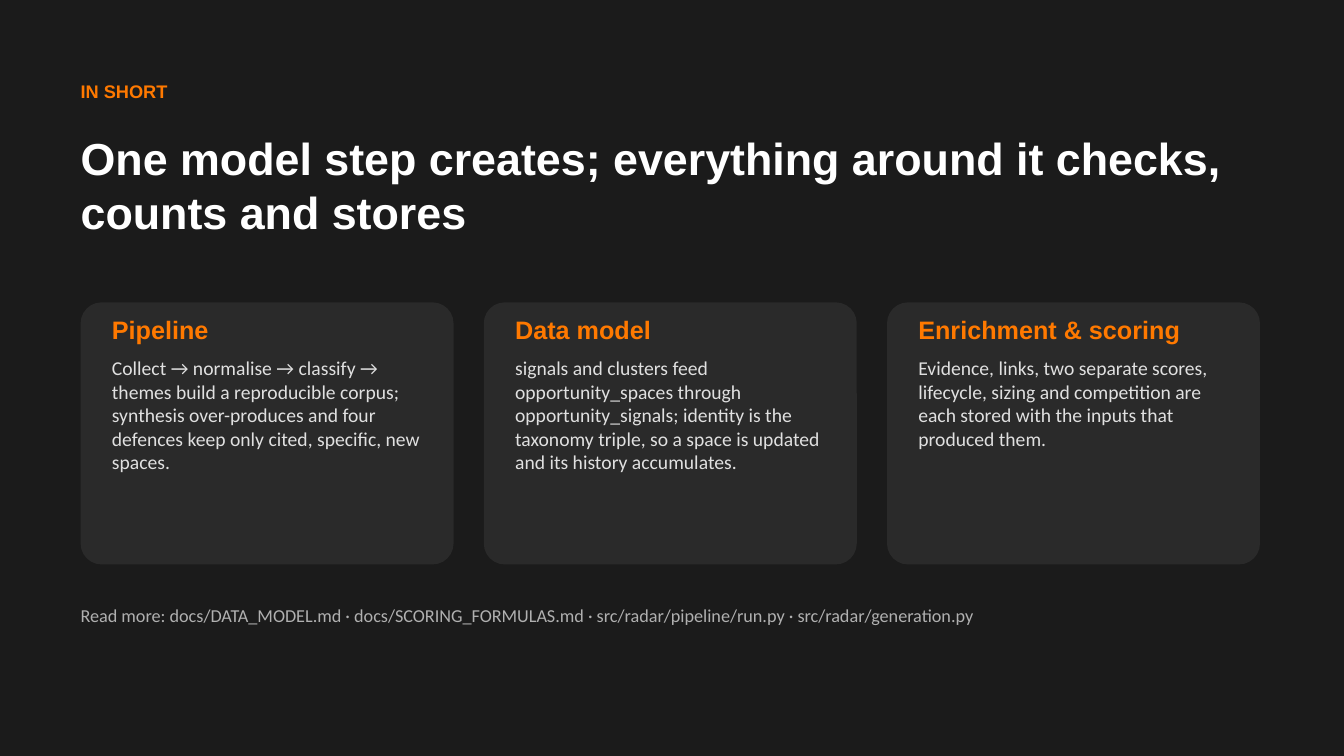
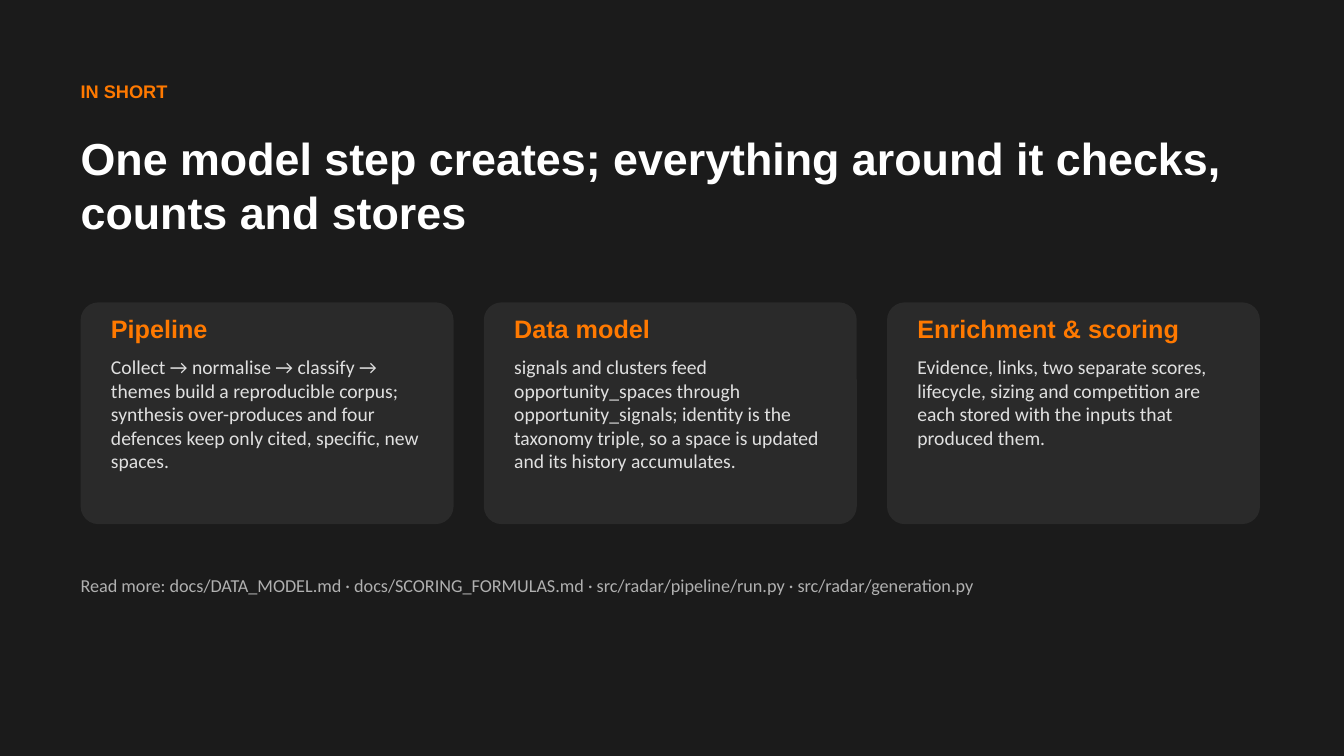
Before and after one commit to stepvda/orange_merge, a slide deck: slide 21 of docs/generation.pptx. Drawn at 1344x756 pixels with LibreOffice and Linux fonts; fonts in the diff are those of the drawing. Boxes give left, top, right and bottom in pixels: in the first picture for what was removed or moved away, otherwise in the second. Text is boxed around its words. In the diff, an @@ line names an element or a change of style, - is before the commit and + after.

```diff
--- a/docs/generation.pptx
+++ b/docs/generation.pptx
@@ rounded rectangle "Pipeline" resized from (x1=81, y1=302, x2=454, y2=565) to (x1=81, y1=302, x2=454, y2=524) @@
@@ rounded rectangle "Data model" resized from (x1=484, y1=302, x2=857, y2=565) to (x1=484, y1=302, x2=857, y2=524) @@
@@ rounded rectangle "Enrichment & scoring" resized from (x1=887, y1=302, x2=1260, y2=565) to (x1=887, y1=302, x2=1260, y2=524) @@
@@ text "Read more: docs/DATA_MODEL.md · docs/SCORING_FORMULAS.md ..." moved from (x1=81, y1=609, x2=974, y2=625) to (x1=81, y1=579, x2=974, y2=595) @@
```
Also in this commit, not shown: 9 other slides changed, 2 other files.
